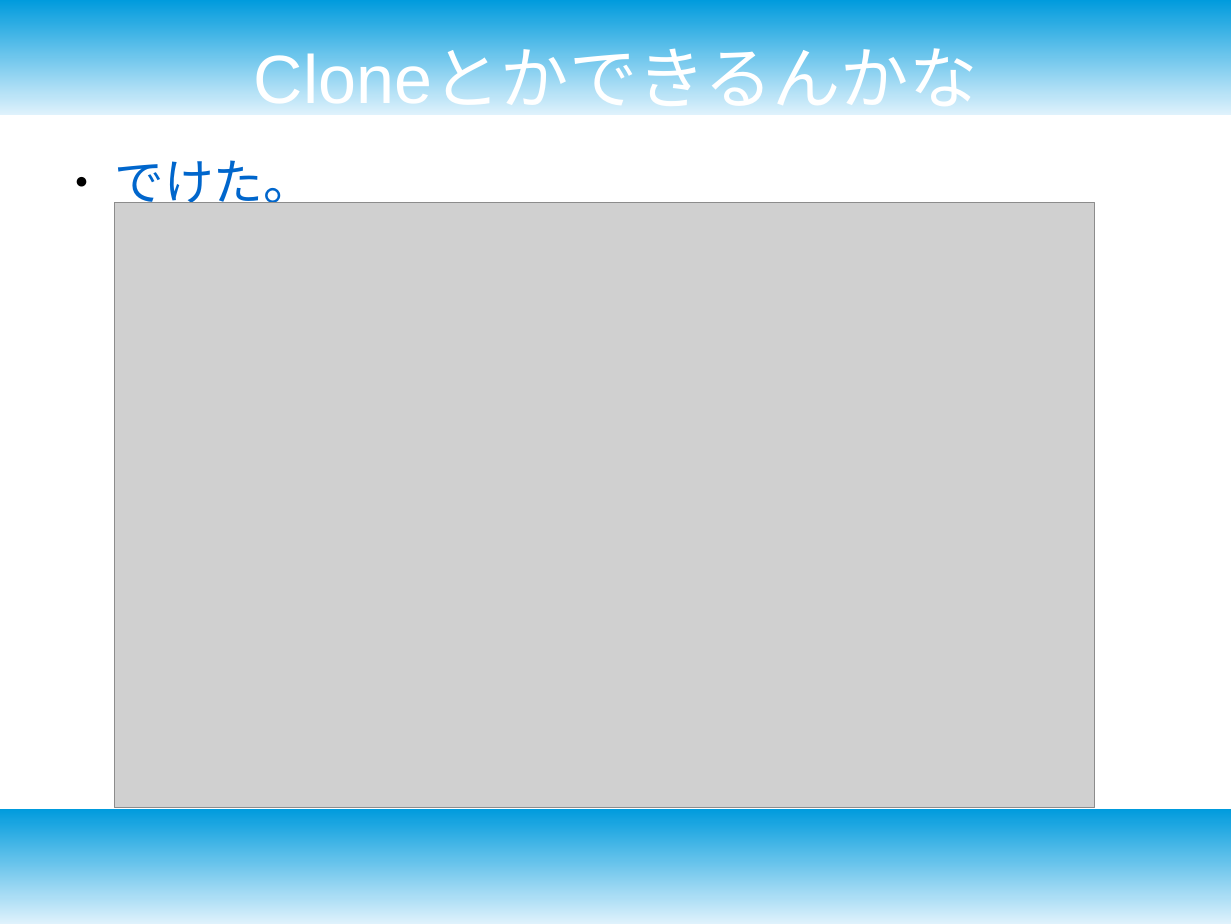
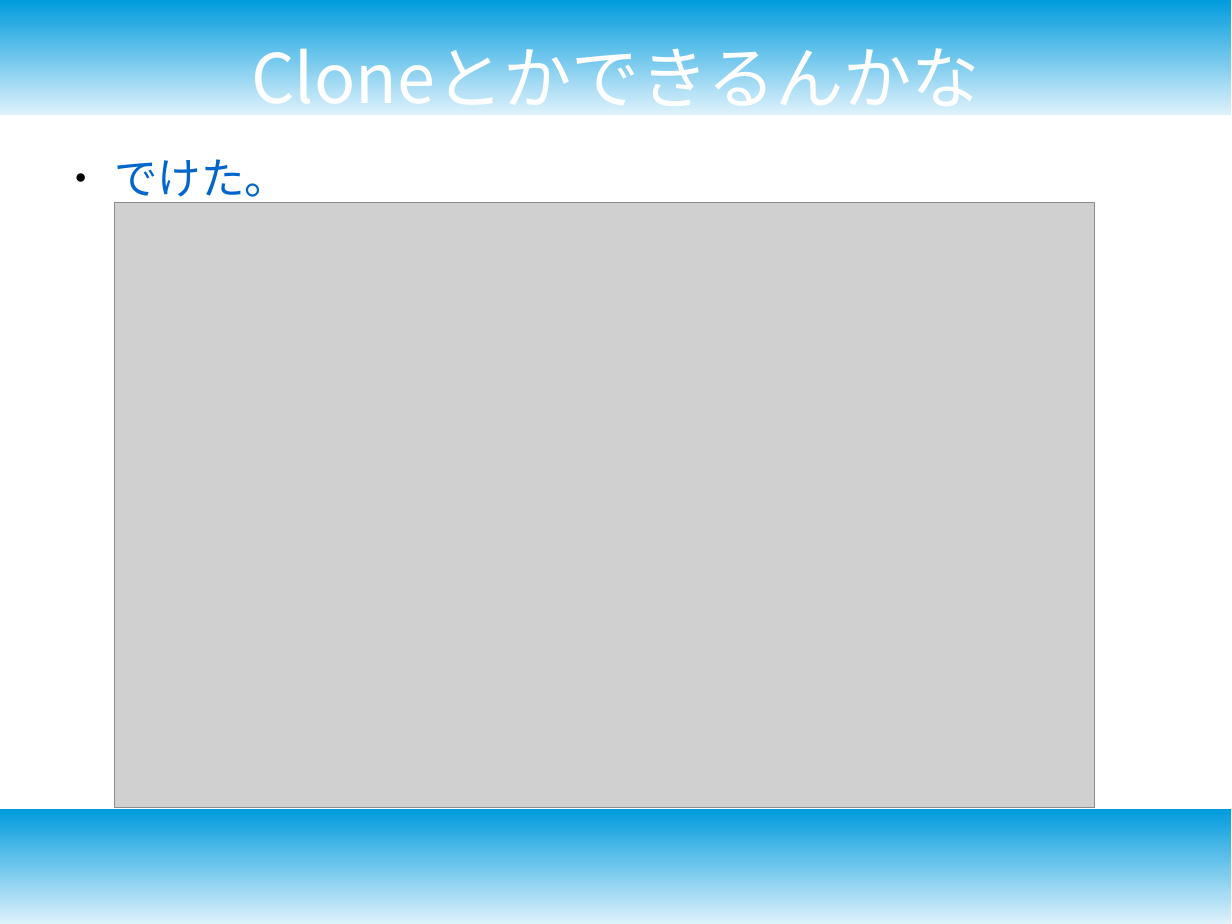
Before and after one commit to hidemune/nanoPI_git, a slide deck: slide 7 of GitWeb.odp. Drawn at 1232x924 pixels with LibreOffice and Linux fonts; fonts in the diff are those of the drawing; grey boxes stand for pictures. Boxes give left, top, right and bottom in pixels: in the first picture for what was removed or moved away, otherwise in the second. Text is boxed around its words. In the diff, an @@ line names an element or a change of style, - is before the commit and + after.

```diff
--- a/GitWeb.odp
+++ b/GitWeb.odp
@@ title "Cloneとかできるんかな" moved from (x1=254, y1=48, x2=978, y2=115) to (x1=251, y1=33, x2=980, y2=120) @@
@@ title "Cloneとかできるんかな" at (x1=251, y1=33, x2=980, y2=120): font Arial to Noto Sans CJK JP @@
@@ text "でけた。" at (x1=114, y1=159, x2=288, y2=205): size 32 to 28 pt, font Arial to Noto Sans CJK JP; less space between paragraphs @@
```
Also in this commit, not shown: 8 other slides changed, 3 other files.
